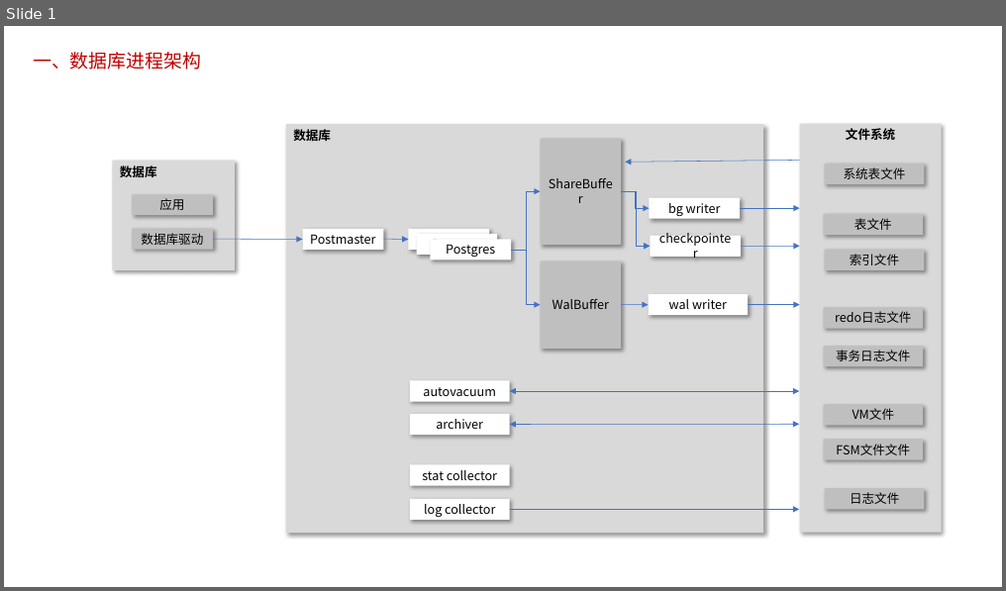
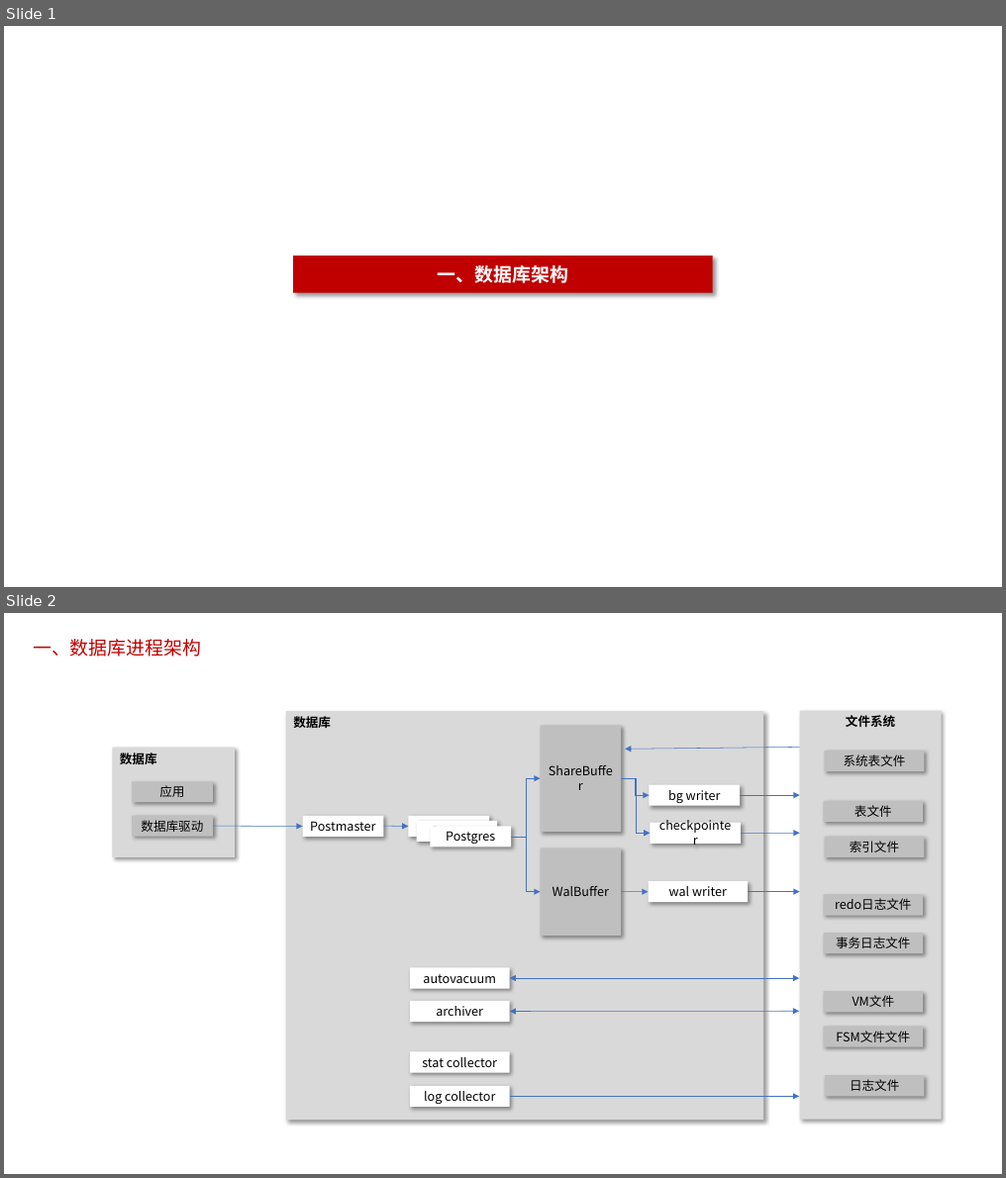
Before and after one commit to poorkk/lorand, a slide deck: source/doc/数据库安全.pptx. Shown one above the other, each under a label of ours: slide 1 before the commit, slides 1 and 2 after it. The pictures are 1006x591 and 1006x1178 pixels, drawn with LibreOffice and Linux fonts; fonts in the diff are those of the drawing. Boxes give left, top, right and bottom in pixels: in the first picture for what was removed or moved away, otherwise in the second. Text is boxed around its words. In the diff, an @@ line names an element or a change of style, - is before the commit and + after.

```diff
--- a/source/doc/数据库安全.pptx
+++ b/source/doc/数据库安全.pptx
@@ slide 1 added at bbox=[4, 26, 1002, 587], background #FFFFFF @@
@@ rectangle added at bbox=[294, 256, 713, 293], fill #C00000, 18 pt, text #FFFFFF, bold @@
+一、数据库架构
@@ what was slide 1 is now slide 2 @@
```
Also in this commit, not shown: 2 other slides added, 1 other file.
